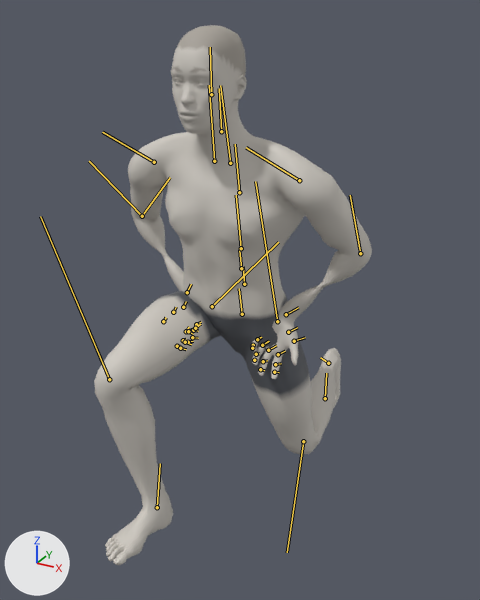
A saved change to the glTF model exports/split-squat.glb.
One viewpoint serves both versions: a 50 mm camera at (0.873, -1.661, 1.432) aimed at (-0.002, -0.071, 0.638). The axes (+X, +Y, +Z) are drawn at lower left. The lights are the same throughout. The first picture is the older version. Both versions are drawn at frame 63 of the action 'split-squat_right'; the numbers are the values there. The bones that change, and the others that lie on the model, are drawn over the model as lines.
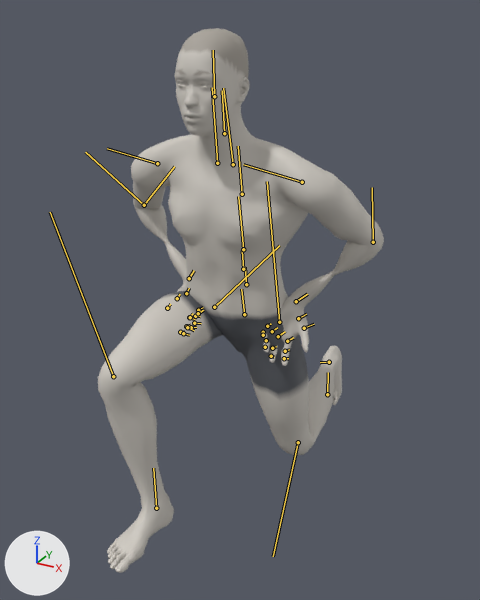
What the commit changed:
Bone 'pelvis' (bone_pelvis) moves from (0.056, -0.391, 0.0) to (0.041, -0.398, 0.0).
Bone 'upperarm_l' (bone_upperarm_l) turns from (4, -50, -56) to (6, -43, -65) degrees about its own x, y and z.
Bone 'lowerarm_l' (bone_lowerarm_l) turns from (10, -33, 16) to (7, -39, 26) degrees about its own x, y and z.
Bone 'upperarm_r' (bone_upperarm_r) turns from (-4, 50, -56) to (-6, 43, -65) degrees about its own x, y and z.
Bone 'lowerarm_r' (bone_lowerarm_r) turns from (-10, 33, 16) to (-7, 39, 26) degrees about its own x, y and z.
Bone 'thigh_l' (bone_thigh_l) turns from (5, 10, 3) to (3, 9, 4) degrees about its own x, y and z.
Bone 'calf_l' (bone_calf_l) turns from (-9, 5, -85) to (-7, 5, -88) degrees about its own x, y and z.
Bone 'foot_l' (bone_foot_l) turns from (3, -19, 38) to (4, -14, 31) degrees about its own x, y and z.
Bone 'thigh_r' (bone_thigh_r) turns from (-2, -7, 91) to (-2, -9, 92) degrees about its own x, y and z.
Bone 'calf_r' (bone_calf_r) turns from (9, -5, -87) to (7, -5, -86) degrees about its own x, y and z.
Bone 'foot_r' (bone_foot_r) turns from (-14, 8, 16) to (-15, 5, 5) degrees about its own x, y and z.

Boxes [x1, y1, x2, y2] around the edits, measured in the pictures (480 x 600 px):
'Mesh_0', posed: before [94, 25, 372, 565]; after [98, 28, 384, 573]
bone 'pelvis', root to tip: before (242, 314) to (239, 288); after (244, 314) to (241, 289)
bone 'upperarm_l', root to tip: before (299, 180) to (246, 147); after (302, 182) to (243, 164)
bone 'lowerarm_l', root to tip: before (360, 253) to (350, 195); after (373, 242) to (372, 187)
bone 'upperarm_r', root to tip: before (154, 162) to (102, 132); after (157, 163) to (107, 148)
bone 'lowerarm_r', root to tip: before (142, 216) to (89, 161); after (144, 205) to (85, 152)
bone 'thigh_l', root to tip: before (277, 321) to (255, 181); after (279, 322) to (267, 181)
bone 'calf_l', root to tip: before (303, 441) to (287, 552); after (298, 442) to (273, 556)
bone 'foot_l', root to tip: before (328, 363) to (320, 357); after (329, 362) to (320, 362)
bone 'thigh_r', root to tip: before (212, 306) to (278, 242); after (214, 307) to (279, 245)
bone 'calf_r', root to tip: before (109, 379) to (40, 216); after (113, 376) to (50, 212)
bone 'foot_r', root to tip: before (157, 507) to (160, 463); after (156, 508) to (153, 468)
